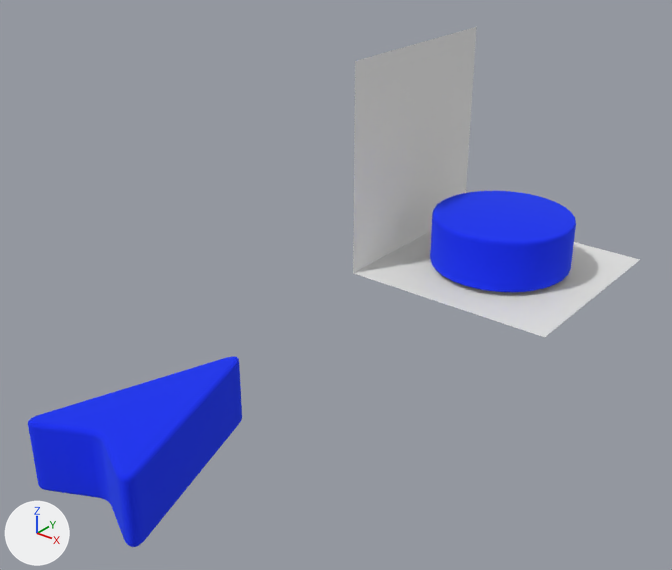
The glTF model Models/Navigation Arrow/Navigation Arrow(Circle).glb as it was, and as the next commit left it.
Rendered twice from a 50 mm camera at (3.87, -7.35, 4.06) aimed at (-0.16, -2.31, 0.93). Lighting does not change. The marker at lower left points along +X, +Y and +Z. The older version comes first.
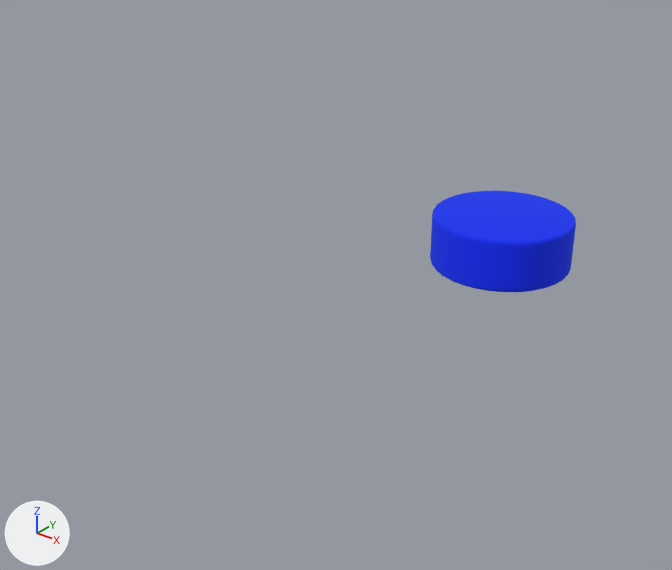
Location of each change, [x1, y1, x2, y2] in pixels of the pictures (672 x 570 px):
'Navigation Arrow', deleted (blue)
    before: [28, 356, 242, 547]
'Plane.001', deleted
    before: [353, 27, 477, 273]
'Plane', deleted
    before: [354, 231, 640, 337]

Edits to the bpy script that builds the scene:
```text
Remove ob_navigation_arrow:
    ob_navigation_arrow = bpy.data.objects.new('Navigation Arrow', me_cube)
    ob_navigation_arrow.location = (0.0, -4.305, 0.433)
Remove ob_plane:
    ob_plane = bpy.data.objects.new('Plane', me_plane)
    ob_plane.location = (0.0, 0.0, 0.305)
Remove ob_plane_001:
    ob_plane_001 = bpy.data.objects.new('Plane.001', me_plane_001)
    ob_plane_001.location = (-1.0, 0.0, 1.305)
```
